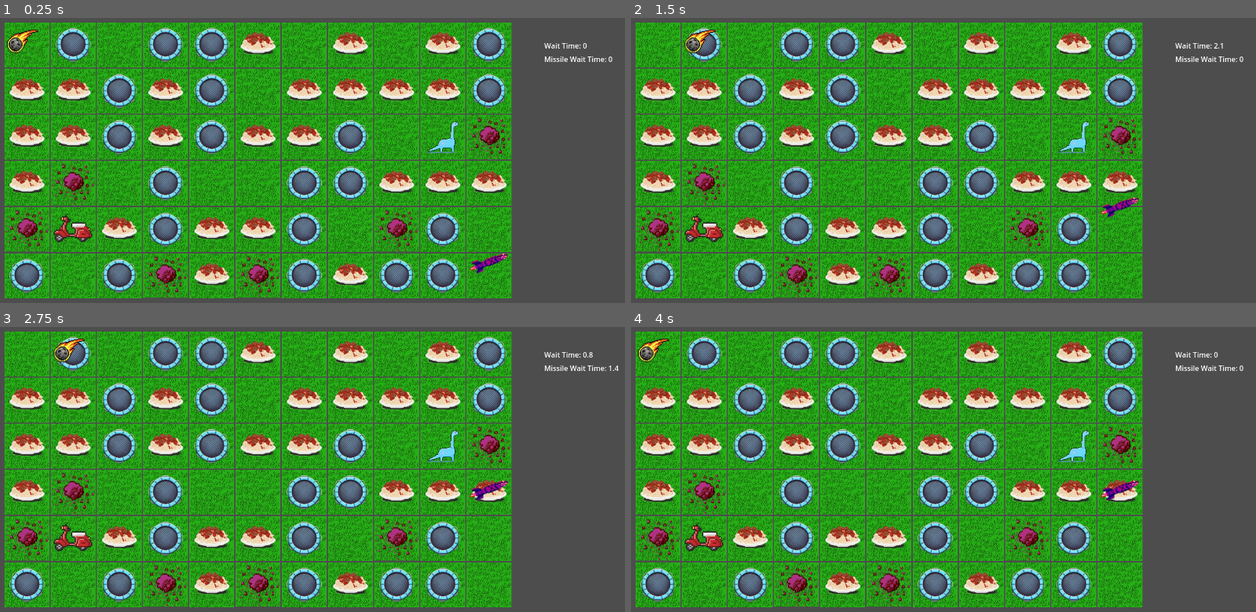
Above: before the commit, frames 1-4 (two rows, left to right).
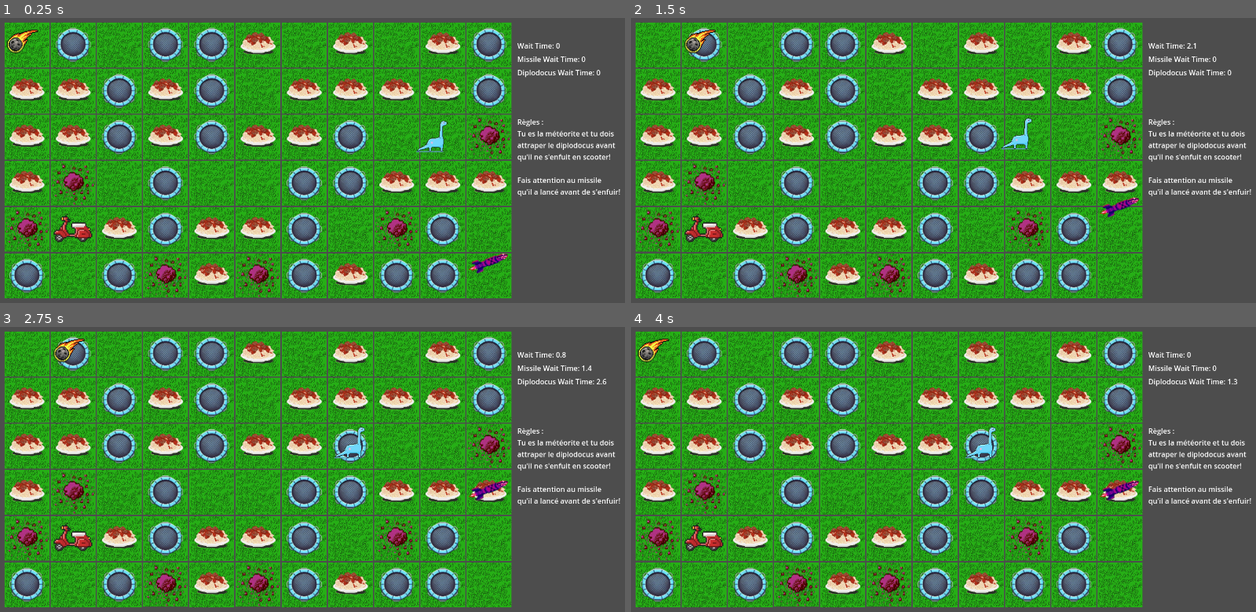
Above: after the commit, the same moments.

Repository: AnNaNnq/Dijkstra-AstarGames
Game: Godot game, scene res://generer terrain/terrain.tscn
Two runs of this game, one before a commit and one after it. Both use one fixed random seed, a clock stepped at 60 frames per second and the inputs below.
Inputs:
- Up to frame 1 (0.25 s): no input
- Up to frame 2 (1.5 s): hold Right (ui_right) 0.53-1.28 s; hold Down (ui_down) from 1.28 s (still down)
- Up to frame 3 (2.75 s): release Down (ui_down) at 2.03 s; hold Right (ui_right) from 2.03 s (still down)
- Up to frame 4 (4 s): release Right (ui_right) at 2.78 s; hold Up (ui_up) 2.78-3.53 s; tap Enter at 3.5 s; hold Left (ui_left) from 3.53 s (still down)

The runs differ from the first frame. In frame 1, 1.5% of the frame differs, in the area x 66-100%, y 8-63%; in frame 2, 1.6%; in frame 3, 1.6%, in the area x 53-100%, y 8-63%; in frame 4, 1.6%.

Commit message:
A* implémenté + commentaires code

Diff:
--- a/generer  terrain/terrain.gd
+++ b/generer  terrain/terrain.gd
@@ -1,41 +1,66 @@
 extends Node2D
 
-@export var herbeTerrain: PackedScene
+###################################################################### Variable initialization ######################################################################
+# Game elements
 @export var meteoriteSprite: Sprite2D
 @export var diploSprite: Sprite2D
 @export var missileSprite: Sprite2D
+@export var herbeTerrain: PackedScene
 @export var terrain_textures: Array[CompressedTexture2D]
-
+var wait_time: float = 0.0
+
+# Playground variables
 var tile_size = 100
 var tile_spacing = 3
+var width_playground = 11
+var height_playground = 6
+var playground_grid: Array
+
+# Positions variables
 var player_position = Vector2(0, 0)
 var ennemi_position = Vector2(10, 5)
-var width_terrain = 11
-var height_terrain = 6
-var wait_time: float = 0.0
-var terrain_grid: Array
+var random_diplo_x = 0
+var random_diplo_y = 0
+var random_scooter_x = 0
+var random_scooter_y = 0
+
+# Labels variables
 var wait_time_label: Label
 var missile_wait_time_label: Label
-
+var diplo_wait_time_label: Label
+var rules_label: Label
+
+# Missile variables
 var missile_path: Array = []
 var current_missile_target_index: int = 0
 var missile_wait_time: float = 0.0
 var missile_move_time: float = 0.5
 
+# Diplodocus variables
+var diplo_path: Array = []
+var current_diplo_target_index: int = 0
+var diplo_wait_time: float = 0.0
+var diplo_move_time: float = 0.5
+#####################################################################################################################################################################
+
+
+
+########################################################################## Main Functions ###########################################################################
+# Function called at program launch
 func _ready():
-	terrain_grid = []
-	var random_diplo_x = randi_range(1, width_terrain - 2)
-	var random_diplo_y = randi_range(1, height_terrain - 2)
-	var random_scooter_x = randi_range(1, width_terrain - 2)
-	var random_scooter_y = randi_range(1, height_terrain - 2)
-
-	for x in range(width_terrain):
-		terrain_grid.append([])
-		for y in range(height_terrain):
+	playground_grid = []
+	random_diplo_x = randi_range(1, width_playground - 2)
+	random_diplo_y = randi_range(1, height_playground - 2)
+	random_scooter_x = randi_range(1, width_playground - 2)
+	random_scooter_y = randi_range(1, height_playground - 2)
+
+	for x in range(width_playground):
+		playground_grid.append([])
+		for y in range(height_playground):
 			var instance = herbeTerrain.instantiate()
 			var selected_texture_index = 0
 
-			if (x == 0 and y == 0) or (x == width_terrain - 1 and y == height_terrain - 1):
+			if (x == 0 and y == 0) or (x == width_playground - 1 and y == height_playground - 1):
 				instance.texture = terrain_textures[0]
 			elif x == random_diplo_x and y == random_diplo_y:
 				instance.texture = terrain_textures[0]
@@ -53,7 +78,7 @@
 			instance.position = Vector2(x * (tile_size + tile_spacing) + 60, y * (tile_size + tile_spacing) + 60)
 			add_child(instance)
 
-			terrain_grid[x].append(selected_texture_index)
+			playground_grid[x].append(selected_texture_index)
 
 	meteoriteSprite.position = get_tile_position(player_position)
 	add_child(meteoriteSprite)
@@ -62,19 +87,34 @@
 
 	wait_time_label = Label.new()
 	wait_time_label.text = "Wait Time: 0.0"
-	wait_time_label.position = Vector2(width_terrain * (tile_size + tile_spacing) + 80, 50)
+	wait_time_label.position = Vector2(width_playground * (tile_size + tile_spacing) + 20, 50)
 	add_child(wait_time_label)
 
 	missile_wait_time_label = Label.new()
 	missile_wait_time_label.text = "Missile Wait Time: 0.0"
-	missile_wait_time_label.position = Vector2(width_terrain * (tile_size + tile_spacing) + 80, 80)
+	missile_wait_time_label.position = Vector2(width_playground * (tile_size + tile_spacing) + 20, 80)
 	add_child(missile_wait_time_label)
 
+	diplo_wait_time_label = Label.new()
+	diplo_wait_time_label.text = "Diplodocus Wait Time: 0.0"
+	diplo_wait_time_label.position = Vector2(width_playground * (tile_size + tile_spacing) + 20, 110)
+	add_child(diplo_wait_time_label)
+
+	rules_label = Label.new()
+	rules_label.text = "Règles :\nTu es la météorite et tu dois\nattraper le diplodocus avant \nqu'il ne s'enfuit en scooter!\n
+	Fais attention au missile\nqu'il a lancé avant de s'enfuir!"
+	rules_label.position = Vector2(width_playground * (tile_size + tile_spacing) + 20, 220)
+	add_child(rules_label)
+
 	calculate_missile_path()
-
+	calculate_diplo_path()
+
+
+# Function called each frame
 func _process(delta):
 	wait_time -= delta
 	missile_wait_time -= delta
+	diplo_wait_time -= delta
 
 	if wait_time <= 0.0:
 		if Input.is_action_pressed("ui_right"):
@@ -96,26 +136,44 @@
 		varMissileWaitTime = 0.0
 	missile_wait_time_label.text = "Missile Wait Time: " + str(varMissileWaitTime)
 
+	var varDiploWaitTime = round(max(diplo_wait_time, 0.0) * 10) / 10.0
+	if (varDiploWaitTime <= 0.2):
+		varDiploWaitTime = 0.0
+	diplo_wait_time_label.text = "Diplodocus Wait Time: " + str(varDiploWaitTime)
+
 	if missile_path.size() > 0 and missile_wait_time <= 0:
 		move_missile()
 
+	if diplo_path.size() > 0 and diplo_wait_time <= 0:
+		move_diplo()
+
 	check_victory_condition()
-
+#####################################################################################################################################################################
+
+
+
+########################################################################## Move the player ##########################################################################
+# Function to move the player (meteorite)
 func move_player(direction: Vector2):
 	var new_position = player_position + direction
 
-	if new_position.x >= 0 and new_position.x < width_terrain and new_position.y >= 0 and new_position.y < height_terrain:
+	if new_position.x >= 0 and new_position.x < width_playground and new_position.y >= 0 and new_position.y < height_playground:
 		player_position = new_position
 		meteoriteSprite.position = get_tile_position(player_position)
 
-		var texture_index = terrain_grid[int(new_position.x)][int(new_position.y)]
+		var texture_index = playground_grid[int(new_position.x)][int(new_position.y)]
 		if texture_index == 0:
 			wait_time = 0.2
 		else:
 			wait_time = float(texture_index)
 
 		calculate_missile_path()
-
+#####################################################################################################################################################################
+
+
+
+########################################################################## Move the missile ##########################################################################
+# Function that calculates the path the missile must take to reach the player's position (Dijkstra)
 func calculate_missile_path():
 	missile_path.clear()
 	var start = missileSprite.position
@@ -129,34 +187,31 @@
 	var open_set = []
 	var came_from = {}
 	var g_score = {}
-	var f_score = {}
-
-	for x in range(width_terrain):
-		for y in range(height_terrain):
+
+	for x in range(width_playground):
+		for y in range(height_playground):
 			g_score[Vector2(x, y)] = INF
-			f_score[Vector2(x, y)] = INF
 	g_score[Vector2(start_x, start_y)] = 0
-	f_score[Vector2(start_x, start_y)] = heuristic(Vector2(start_x, start_y), Vector2(end_x, end_y))
 
 	open_set.append(Vector2(start_x, start_y))
 
 	while open_set.size() > 0:
-		var current = lowest_f_score(open_set, f_score)
+		var current = lowest_g_score(open_set, g_score)
 		if current == Vector2(end_x, end_y):
-			reconstruct_path(came_from, current)
+			reconstruct_path_missile(came_from, current)
 			return
 
 		open_set.erase(current)
 
 		for neighbor in get_neighbors(current):
-			var tentative_g_score = g_score[current] + terrain_grid[int(neighbor.x)][int(neighbor.y)]
+			var tentative_g_score = g_score[current] + playground_grid[int(neighbor.x)][int(neighbor.y)]
 			if tentative_g_score < g_score[neighbor]:
 				came_from[neighbor] = current
 				g_score[neighbor] = tentative_g_score
-				f_score[neighbor] = g_score[neighbor] + heuristic(neighbor, Vector2(end_x, end_y))
 				if not open_set.has(neighbor):
 					open_set.append(neighbor)
 
+# Function to move the missile (enemy)
 func move_missile():
 	if current_missile_target_index < missile_path.size():
 		var target = missile_path[current_missile_target_index]
@@ -169,7 +224,7 @@
 				game_over()
 				return
 
-			var texture_index = terrain_grid[int(target.x)][int(target.y)]
+			var texture_index = playground_grid[int(target.x)][int(target.y)]
 			if texture_index == 0:
 				missile_wait_time = 0.2
 			else:
@@ -178,6 +233,97 @@
 	else:
 		calculate_missile_path()
 
+# Function that creates a list of positions that the missile will follow
+func reconstruct_path_missile(came_from: Dictionary, current: Vector2):
+	while current in came_from:
+		missile_path.insert(0, current)
+		current = came_from[current]
+	current_missile_target_index = 0
+#####################################################################################################################################################################
+
+
+
+######################################################################## Move the diplodocus ########################################################################
+# Function that calculates the path the diplodocus must take to reach the scooter's position (A*)
+func calculate_diplo_path():
+	diplo_path.clear()
+	var start = Vector2(random_diplo_x, random_diplo_y)
+	var end = Vector2(random_scooter_x, random_scooter_y)
+
+	var open_set = []
+	var came_from = {}
+	var g_score = {}
+	var f_score = {}
+
+	for x in range(width_playground):
+		for y in range(height_playground):
+			g_score[Vector2(x, y)] = INF
+			f_score[Vector2(x, y)] = INF
+	g_score[start] = 0
+	f_score[start] = heuristic(start, end)
+
+	open_set.append(start)
+
+	while open_set.size() > 0:
+		var current = lowest_g_score(open_set, f_score)
+		if current == end:
+			reconstruct_path_diplo(came_from, current)
+			return
+
+		open_set.erase(current)
+
+		for neighbor in get_neighbors(current):
+			var tentative_g_score = g_score[current] + playground_grid[int(neighbor.x)][int(neighbor.y)]
+			if tentative_g_score < g_score[neighbor]:
+				came_from[neighbor] = current
+				g_score[neighbor] = tentative_g_score
+				f_score[neighbor] = tentative_g_score + heuristic(neighbor, end)
+				if not open_set.has(neighbor):
+					open_set.append(neighbor)
+
+# Function to move the diplodocus (objectif)
+func move_diplo():
+	if current_diplo_target_index < diplo_path.size():
+		var target = diplo_path[current_diplo_target_index]
+		var target_position = get_tile_position(target)
+
+		if diploSprite.position.distance_to(target_position) > 1:
+			diploSprite.position = diploSprite.position.move_toward(target_position, 100 * get_process_delta_time())
+		else:
+			var texture_index = playground_grid[int(target.x)][int(target.y)]
+			if texture_index == 0:
+				diplo_wait_time = 0.2
+			else:
+				diplo_wait_time = float(texture_index)
+			current_diplo_target_index += 1
+	else:
+		calculate_diplo_path()
+
+# Function that creates a list of positions that the Diplodocus will follow
+func reconstruct_path_diplo(came_from: Dictionary, current: Vector2):
+	while current in came_from:
+		diplo_path.insert(0, current)
+		current = came_from[current]
+	current_diplo_target_index = 0
+#####################################################################################################################################################################
+
+
+
+######################################################################### Utility functions #########################################################################
+# Function to calculate the actual cost of moving from the starting point to a position on the grid
+# @param	open_set	open_set is a list containing positions still to be explored
+# @param	g_score		dictionary that maps each position to a cost
+# @return				position of the open_set with the lowest g_score cost
+func lowest_g_score(open_set: Array, g_score: Dictionary) -> Vector2:
+	var lowest = open_set[0]
+	for node in open_set:
+		if g_score[node] < g_score[lowest]:
+			lowest = node
+	return lowest
+
+# Function to retrieve the valid neighboring positions around a given position on the grid
+# @param	position	position is the current grid position from which neighbors are being evaluated
+# @return				an array of valid neighboring positions that are within grid bounds and not diagonally adjacent to the original position
 func get_neighbors(position: Vector2) -> Array:
 	var neighbors = []
 	for dx in [-1, 0, 1]:
@@ -185,36 +331,38 @@
 			if (dx == 0 and dy == 0) or abs(dx) + abs(dy) > 1:
 				continue
 			var neighbor = position + Vector2(dx, dy)
-			if neighbor.x >= 0 and neighbor.x < width_terrain and neighbor.y >= 0 and neighbor.y < height_terrain:
+			if neighbor.x >= 0 and neighbor.x < width_playground and neighbor.y >= 0 and neighbor.y < height_playground:
 				neighbors.append(neighbor)
 	return neighbors
 
-func lowest_f_score(open_set: Array, f_score: Dictionary) -> Vector2:
-	var lowest = open_set[0]
-	for node in open_set:
-		if f_score[node] < f_score[lowest]:
-			lowest = node
-	return lowest
-
-func reconstruct_path(came_from: Dictionary, current: Vector2):
-	while current in came_from:
-		missile_path.insert(0, current)
-		current = came_from[current]
-	current_missile_target_index = 0
-
+# Function to calculate the heuristic distance between two positions on the grid
+# @param	a		the first position as a Vector2
+# @param	b		the second position as a Vector2
+# @return			the Euclidean distance between the two positions
 func heuristic(a: Vector2, b: Vector2) -> float:
 	return a.distance_to(b)
 
+# Function to calculate the pixel position of a tile based on its grid coordinates
+# @param	pos		the grid position as a Vector2, representing the tile's coordinates
+# @return			a Vector2 representing the pixel position of the tile, calculated by considering the tile size and spacing, placing it at the center of the tile
 func get_tile_position(pos: Vector2) -> Vector2:
 	return Vector2(
 		pos.x * (tile_size + tile_spacing + 1) + tile_size / 2,
 		pos.y * (tile_size + tile_spacing + 1) + tile_size / 2
 	)
 
+# Function to check the conditions for winning or losing the game
+# 1. If the meteorite sprite is within a certain distance from the diplodocus sprite, the player wins the game.
+# 2. If the diplodocus sprite is within a certain distance from the scooter's position, the player loses the game.
 func check_victory_condition():
 	if meteoriteSprite.position.distance_to(diploSprite.position) < 15:
 		win_game()
 
+	var scooter_position = get_tile_position(Vector2(random_scooter_x, random_scooter_y))
+	if diploSprite.position.distance_to(scooter_position) < 15:
+		game_over()
+
+# Function to display "You Win" when the player wins
 func win_game():
 	var win_label = Label.new()
 	win_label.text = "You Win"
@@ -227,6 +375,7 @@
 	add_child(win_label)
 	get_tree().paused = true
 
+# Function to display "Game Over" when the player loses
 func game_over():
 	var game_over_label = Label.new()
 	game_over_label.text = "Game Over"
@@ -238,3 +387,4 @@
 
 	add_child(game_over_label)
 	get_tree().paused = true
+#####################################################################################################################################################################
Not shown: 1 places in generer terrain/terrain.tscn that only renumber resources
